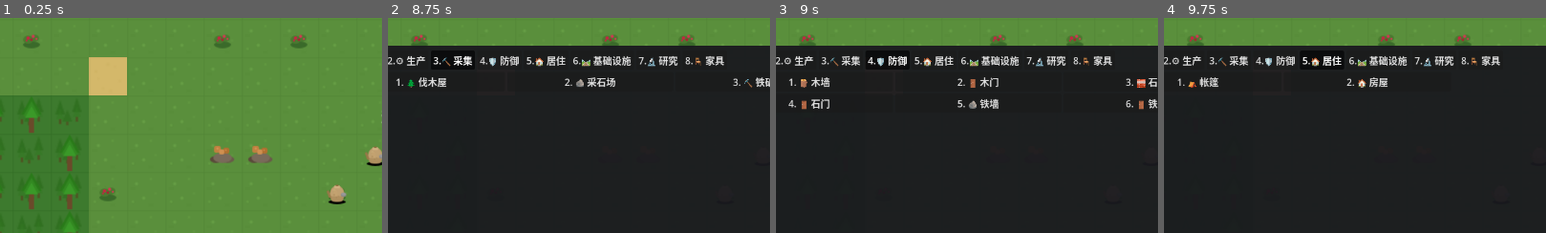
Above: before the commit, frames 1-4 (left to right).
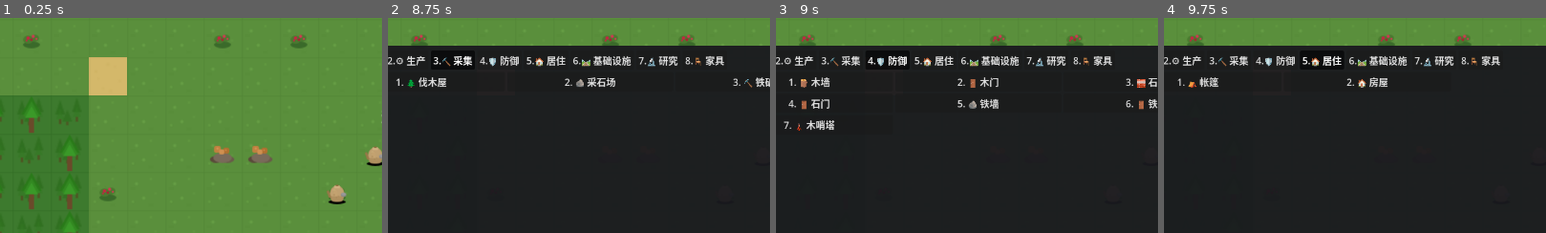
Above: after the commit, the same moments.

Repository: ZhanXuzhao/the-path-of-humanity
Game: Godot game, scene res://scenes/game.tscn
The game is run twice, just before and just after one commit, with the same random seed, the same clock (stepped at 60 frames per second) and the same inputs.
Inputs:
- Up to frame 1 (0.25 s): no input
- Up to frame 2 (8.75 s): click "<<" at 0.5 s; click ">>" at 1.25 s; click "⏸" at 2 s; click "▶" at 2.75 s; click "建造 [B]" at 3.5 s; click "科技" at 4.25 s; click "工作" at 5 s; click "菜单" at 5.75 s; click "1.📦 存储" at 6.5 s; click "2.⚙️ 生产" at 7.25 s; click "3.⛏️ 采集" at 8 s
- Up to frame 3 (9 s): click "4.🛡️ 防御" at 8.75 s
- Up to frame 4 (9.75 s): click "5.🏠 居住" at 9.5 s
The pictures show only the part of the screen within x 8-58%, y 23-73%; the shares and areas given below are measured in that part.

Frames 1-2 are identical in both runs. In frame 3, 0.3% of the frame differs, in the area x 2-16%, y 47-53%; in frame 4, nothing differs.

Commit message:
新增建筑：木哨塔（自动射箭攻击，射程5，伤害10，2秒/发，HP1000）

Diff:
--- /dev/null
+++ b/assets/art/buildings/wood_watchtower.svg
@@ -0,0 +1,50 @@
+<svg xmlns="http://www.w3.org/2000/svg" width="32" height="32" viewBox="0 0 32 32">
+  <!-- 木哨塔 - 木制结构塔楼 -->
+  <!-- 底座 -->
+  <rect x="4" y="20" width="24" height="12" fill="#8b6f47"/>
+  <rect x="4" y="20" width="24" height="12" fill="none" stroke="#6a4e26" stroke-width="1"/>
+  <!-- 底座木板纹理 -->
+  <line x1="4" y1="24" x2="28" y2="24" stroke="#7a5e36" stroke-width="0.8" opacity="0.5"/>
+  <line x1="4" y1="28" x2="28" y2="28" stroke="#7a5e36" stroke-width="0.8" opacity="0.5"/>
+
+  <!-- 塔身立柱 -->
+  <rect x="4" y="6" width="3" height="14" fill="#6a4e26"/>
+  <rect x="25" y="6" width="3" height="14" fill="#6a4e26"/>
+  <!-- 横梁 -->
+  <rect x="7" y="16" width="18" height="2" fill="#7a5e36"/>
+
+  <!-- 瞭望平台 -->
+  <rect x="2" y="12" width="28" height="4" fill="#8b6f47"/>
+  <rect x="2" y="12" width="28" height="4" fill="none" stroke="#6a4e26" stroke-width="0.8"/>
+  <!-- 平台木板纹理 -->
+  <line x1="2" y1="13" x2="30" y2="13" stroke="#9a7e56" stroke-width="0.5" opacity="0.4"/>
+  <line x1="2" y1="14" x2="30" y2="14" stroke="#6a4e26" stroke-width="0.5" opacity="0.4"/>
+
+  <!-- 栏杆 -->
+  <rect x="2" y="10" width="28" height="2" fill="#7a5e36" opacity="0.8"/>
+  <rect x="2" y="10" width="1.5" height="6" fill="#6a4e26"/>
+  <rect x="9" y="10" width="1.5" height="6" fill="#6a4e26"/>
+  <rect x="16" y="10" width="1.5" height="6" fill="#6a4e26"/>
+  <rect x="22" y="10" width="1.5" height="6" fill="#6a4e26"/>
+  <rect x="28.5" y="10" width="1.5" height="6" fill="#6a4e26"/>
+
+  <!-- 屋顶（尖顶） -->
+  <polygon points="16,0 2,10 30,10" fill="#7a5e36"/>
+  <polygon points="16,0 2,10 30,10" fill="none" stroke="#5a3e16" stroke-width="1"/>
+  <!-- 屋顶瓦片纹理 -->
+  <line x1="16" y1="0" x2="2" y2="10" stroke="#8b6f47" stroke-width="0.5" opacity="0.4"/>
+  <line x1="16" y1="0" x2="30" y2="10" stroke="#8b6f47" stroke-width="0.5" opacity="0.4"/>
+
+  <!-- 射击口 -->
+  <rect x="12" y="13" width="6" height="2" fill="#3a2e16"/>
+  <rect x="6" y="13" width="2" height="2" fill="#3a2e16"/>
+  <rect x="22" y="13" width="2" height="2" fill="#3a2e16"/>
+
+  <!-- 门 -->
+  <rect x="13" y="24" width="6" height="8" fill="#5a3e16"/>
+  <rect x="13" y="24" width="6" height="8" fill="none" stroke="#4a2e06" stroke-width="0.8"/>
+  <circle cx="18" cy="28" r="0.8" fill="#3a2e06"/>
+
+  <!-- 边框 -->
+  <rect x="0" y="0" width="32" height="32" fill="none" stroke="#4a2e06" stroke-width="0.5"/>
+</svg>
--- a/resources/item_definitions.gd
+++ b/resources/item_definitions.gd
@@ -54,6 +54,9 @@
 	var storage_capacity: int # 存储容量 (0=不存储)
 	var icon_frame: int
 	var is_passable: bool = true  # 是否可通行（墙不可通行，门可通行）
+	var attack_range: float = 0.0  # 攻击范围(格)，0=不能攻击
+	var attack_damage: float = 0.0
+	var attack_cooldown: float = 0.0  # 攻击间隔(秒)
 
 class RecipeData:
 	var id: String
@@ -167,6 +170,8 @@
 	_add_building("stone_door", "石门", "坚固的石门", BuildingCategory.DEFENSE, Vector2i(1, 1), 250, 10.0, {"stone": 3}, {}, {}, 0.0, 0, 18, true)
 	_add_building("iron_wall", "铁墙", "坚不可摧的铁墙", BuildingCategory.DEFENSE, Vector2i(1, 1), 600, 20.0, {"iron_ingot": 5}, {}, {}, 0.0, 0, 19, false)
 	_add_building("iron_door", "铁门", "坚固的铁门", BuildingCategory.DEFENSE, Vector2i(1, 1), 400, 15.0, {"iron_ingot": 3}, {}, {}, 0.0, 0, 20, true)
+	# 防御建筑——哨塔（自动攻击）
+	_add_building("wood_watchtower", "木哨塔", "自动射箭攻击进入射程的敌人", BuildingCategory.DEFENSE, Vector2i(1, 1), 1000, 40.0, {"wood": 30}, {}, {}, 0.0, 0, 21, false, 5.0, 10.0, 2.0)
 
 	# 家具类
 	_add_building("wooden_bed", "木床", "一张舒适的木板床，可供一名定居者睡眠", BuildingCategory.FURNITURE, Vector2i(2, 1), 80, 20.0, {"wood": 10}, {}, {}, 0.0, 0, 16)
@@ -204,7 +209,7 @@
 	_add_tech("construction", "建筑构造", "解锁基础建筑", {"wood": 20, "stone": 15}, 45.0, ["primitive_tools"], ["tent", "campfire", "storage_rack", "workbench", "wood_wall", "wood_door"], "基础")
 	_add_tech("metalworking", "金属加工", "掌握熔炼技术", {"stone": 20, "wood": 15}, 60.0, ["construction"], ["furnace", "iron_ingot", "copper_ingot", "iron_mine"], "工业")
 	_add_tech("cooking", "烹饪技术", "学会烹饪食物", {"wood": 10, "berry": 15}, 30.0, ["construction"], ["cooking_stove", "cooked_meat", "vegetable_soup"], "基础")
-	_add_tech("archery", "弓箭", "学会制作和使用弓箭", {"wood": 20, "stone": 10}, 40.0, ["primitive_tools"], ["bow", "arrow"], "军事")
+	_add_tech("archery", "弓箭", "学会制作和使用弓箭", {"wood": 20, "stone": 10}, 40.0, ["primitive_tools"], ["bow", "arrow", "wood_watchtower"], "军事")
 	_add_tech("woodworking", "木工技术", "高级木材加工", {"wood": 30, "plank": 10}, 45.0, ["construction"], ["sawmill", "plank_sawmill", "house", "wooden_bed"], "工业")
 	_add_tech("masonry", "石工技术", "掌握石材加工", {"stone": 30, "brick": 10}, 45.0, ["construction"], ["kiln", "brick", "stone_wall", "stone_door", "warehouse"], "工业")
 	_add_tech("advanced_metal", "高级冶金", "炼钢技术", {"iron_ingot": 20, "coal": 20}, 90.0, ["metalworking"], ["steel_ingot", "iron_wall", "iron_door"], "工业")
@@ -229,7 +234,8 @@
 static func _add_building(id: String, bld_name: String, desc: String, cat: BuildingCategory,
 		size: Vector2i, hp: int, work_cost: float, materials: Dictionary,
 		produces: Dictionary, consumes: Dictionary, prod_time: float,
-		storage: int, icon: int, is_passable: bool = true):
+		storage: int, icon: int, is_passable: bool = true,
+		attack_range: float = 0.0, attack_damage: float = 0.0, attack_cooldown: float = 0.0):
 	var building := BuildingData.new()
 	building.id = id
 	building.name = bld_name
@@ -245,6 +251,9 @@
 	building.storage_capacity = storage
 	building.icon_frame = icon
 	building.is_passable = is_passable
+	building.attack_range = attack_range
+	building.attack_damage = attack_damage
+	building.attack_cooldown = attack_cooldown
 	buildings[id] = building
 
 static func _add_recipe(id: String, recipe_name: String, desc: String,
--- a/scripts/core/texture_generator.gd
+++ b/scripts/core/texture_generator.gd
@@ -78,6 +78,7 @@
 	bld["warehouse"]        = _load_svg(BUILDINGS_PATH + "warehouse.svg")
 	bld["road"]             = _load_svg(BUILDINGS_PATH + "road.svg")
 	bld["wooden_bed"]       = _load_svg(BUILDINGS_PATH + "wooden_bed.svg")
+	bld["wood_watchtower"]  = _load_svg(BUILDINGS_PATH + "wood_watchtower.svg")
 
 	return bld
 
--- a/scripts/systems/building_system.gd
+++ b/scripts/systems/building_system.gd
@@ -21,6 +21,7 @@
 	var is_completed: bool = false
 	var construction_progress: float = 0.0
 	var production_timer: float = 0.0
+	var attack_timer: float = 0.0  # 攻击冷却计时器
 	var inventory = null
 	var assigned_settlers: Array[String] = []  # settler IDs
 	var deposited_materials: Dictionary = {}  # 已搬运到工地的建筑材料 {item_id: amount}
@@ -283,6 +284,48 @@
 				bld.production_timer = 0.0
 				_try_produce(bld, data)
 
+		# 防御建筑——自动攻击
+		if data.attack_range > 0 and data.attack_damage > 0:
+			bld.attack_timer += delta
+			if bld.attack_timer >= data.attack_cooldown:
+				bld.attack_timer = 0.0
+				_try_tower_attack(bld, data)
+
+func _try_tower_attack(bld, data):
+	"""哨塔尝试攻击射程内的敌人（野猪等）"""
+	var game = get_node_or_null("/root/Game")
+	if game == null or world == null:
+		return
+
+	# 计算塔的中心像素位置
+	var tile_size = world.tile_size
+	var tower_center = Vector2(
+		bld.grid_pos.x * tile_size + tile_size / 2.0,
+		bld.grid_pos.y * tile_size + tile_size / 2.0
+	)
+
+	var attack_range_pixels = data.attack_range * tile_size
+	var nearest_enemy = null
+	var nearest_dist = INF
+
+	# 扫描所有野猪
+	for boar in game.boars:
+		if not is_instance_valid(boar) or boar.state == boar.BoarState.DEAD:
+			continue
+		var dist = tower_center.distance_squared_to(boar.position)
+		if dist < nearest_dist and dist <= attack_range_pixels * attack_range_pixels:
+			nearest_dist = dist
+			nearest_enemy = boar
+
+	if nearest_enemy == null:
+		return
+
+	# 发射箭矢
+	var arrow = load("res://scripts/entities/arrow_projectile.gd").new()
+	arrow.init(tower_center, nearest_enemy, data.attack_damage)
+	arrow.shooter = null  # 塔不是具体角色
+	game.call_deferred("add_child", arrow)
+
 func _try_produce(bld, data):
 	"""尝试生产物品"""
 	# 检查是否有足够的输入材料
@@ -440,6 +483,7 @@
 				"progress": bld.construction_progress,
 				"completed": bld.is_completed,
 				"prod_timer": bld.production_timer,
+				"attack_timer": bld.attack_timer,
 				"inventory": bld.inventory.to_dict() if bld.inventory else null,
 				"deposited_materials": bld.deposited_materials.duplicate(),
 				"assigned_settler_id": bld.assigned_settler_id,
@@ -459,6 +503,7 @@
 		bld.construction_progress = b_data.progress
 		bld.is_completed = b_data.completed
 		bld.production_timer = b_data.prod_timer
+		bld.attack_timer = b_data.get("attack_timer", 0.0)
 		if b_data.has("deposited_materials"):
 			bld.deposited_materials = b_data.deposited_materials.duplicate()
 		if b_data.has("assigned_settler_id"):
--- a/scripts/ui/build_menu.gd
+++ b/scripts/ui/build_menu.gd
@@ -77,6 +77,7 @@
 	"stone_door": "🚪",
 	"iron_wall": "🪨",
 	"iron_door": "🚪",
+	"wood_watchtower": "🗼",
 	"wooden_bed": "🛏️",
 	"research_table": "🔬",
 }
